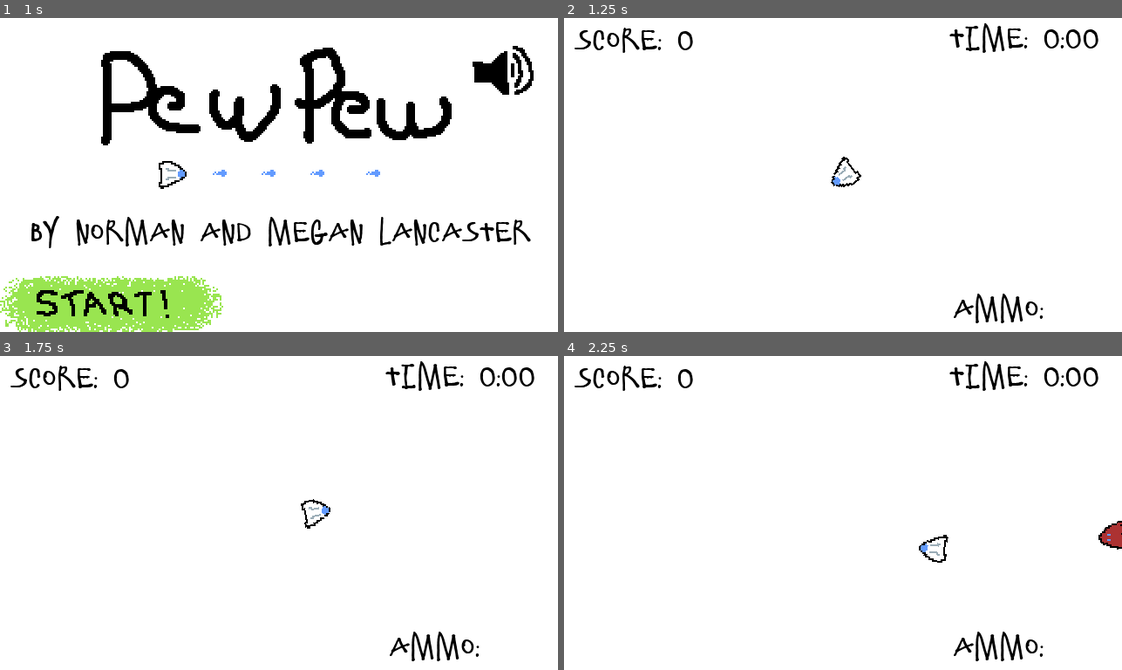
Above: before the commit, frames 1-4 (two rows, left to right).
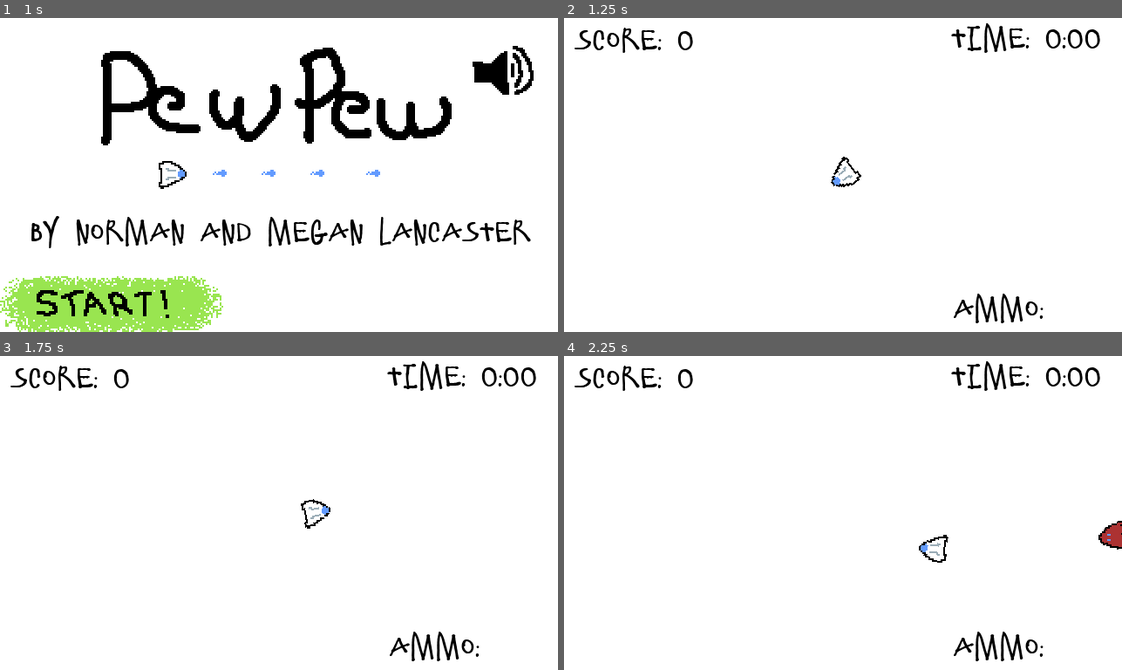
Above: after the commit, the same moments.

Repository: qbradq/gwj44
Game: Godot game, scene res://Scenes/UI/Menu.tscn
The game is run twice, just before and just after one commit, with the same random seed, the same clock (stepped at 60 frames per second) and the same inputs. Sound files missing from this copy of the repository are replaced by a short silence.
Inputs (mouse positions are in pixels of both pictures, inside the frame that each line leads up to):
- Up to frame 1 (1 s): click (111, 303) at 0.5 s
- Up to frame 2 (1.25 s): no input
- Up to frame 3 (1.75 s): tap Enter (ui_accept) at 1.25, 1.52 s; move the mouse to (401, 497) at 1.27 s; hold Right (ui_right) from 1.28 s (still down); click (401, 497) at 1.42 s
- Up to frame 4 (2.25 s): move the mouse to (731, 528) at 2.02 s; release Right (ui_right) at 2.03 s; hold Down (ui_down) from 2.03 s (still down)

Frame 1 is identical in both runs. In frame 2, 0.8% of the frame differs, in the area x 69-97%, y 1-12%; in frame 3, 0.8%; in frame 4, 0.8%.

Commit message:
Nerfed missles

Diff:
--- a/Scenes/Level/Level.tscn
+++ b/Scenes/Level/Level.tscn
@@ -66,9 +66,9 @@
 text = "AMMO: 100"
 
 [node name="TimeLabel" type="Label" parent="UILayer"]
-margin_left = 221.0
+margin_left = 222.0
 margin_top = 5.0
-margin_right = 313.0
+margin_right = 314.0
 margin_bottom = 21.0
 custom_colors/font_color = Color( 0, 0, 0, 1 )
 custom_fonts/font = ExtResource( 6 )
--- a/Scenes/Player/Missile.gd
+++ b/Scenes/Player/Missile.gd
@@ -19,11 +19,17 @@
 		queue_free()
 
 func _physics_process(delta):
-	# Look at the nearest enemy
+#	# Look at the nearest enemy
+#	if nearest_enemy:
+#		var e = nearest_enemy.get_ref()
+#		if e:
+#			look_at(e.global_position)
+#			velocity = (Vector2.RIGHT * speed).rotated(rotation)
+	# Slowly turn towards the nearest enemy
 	if nearest_enemy:
 		var e = nearest_enemy.get_ref()
 		if e:
-			look_at(e.global_position)
+			rotation += get_angle_to(e.global_position) * 2.5 * PI * delta
 			velocity = (Vector2.RIGHT * speed).rotated(rotation)
 	# Dirty hack
 	if velocity == Vector2.ZERO:
--- a/Scenes/Test/Enemy/Rito.tscn
+++ b/Scenes/Test/Enemy/Rito.tscn
@@ -5,7 +5,7 @@
 
 [node name="Level" instance=ExtResource( 1 )]
 
-[node name="Player" parent="." index="1"]
+[node name="Player" parent="." index="2"]
 position = Vector2( 47, 92 )
 
 [node name="Enemy" parent="." index="7" instance=ExtResource( 2 )]
--- /dev/null
+++ b/Scenes/Test/Gun/Missle.tscn
@@ -0,0 +1,9 @@
+[gd_scene load_steps=3 format=2]
+
+[ext_resource path="res://Scenes/Level/Level.tscn" type="PackedScene" id=1]
+[ext_resource path="res://Scenes/PowerUp/Missle.tscn" type="PackedScene" id=2]
+
+[node name="Level" instance=ExtResource( 1 )]
+
+[node name="PowerUp" parent="." index="7" instance=ExtResource( 2 )]
+position = Vector2( 197, 89 )
--- a/Scenes/UI/Menu.tscn
+++ b/Scenes/UI/Menu.tscn
@@ -13,6 +13,9 @@
 anchor_right = 1.0
 anchor_bottom = 1.0
 script = ExtResource( 1 )
+__meta__ = {
+"_edit_use_anchors_": true
+}
 
 [node name="AudioStreamPlayer" type="AudioStreamPlayer" parent="."]
 stream = ExtResource( 7 )
